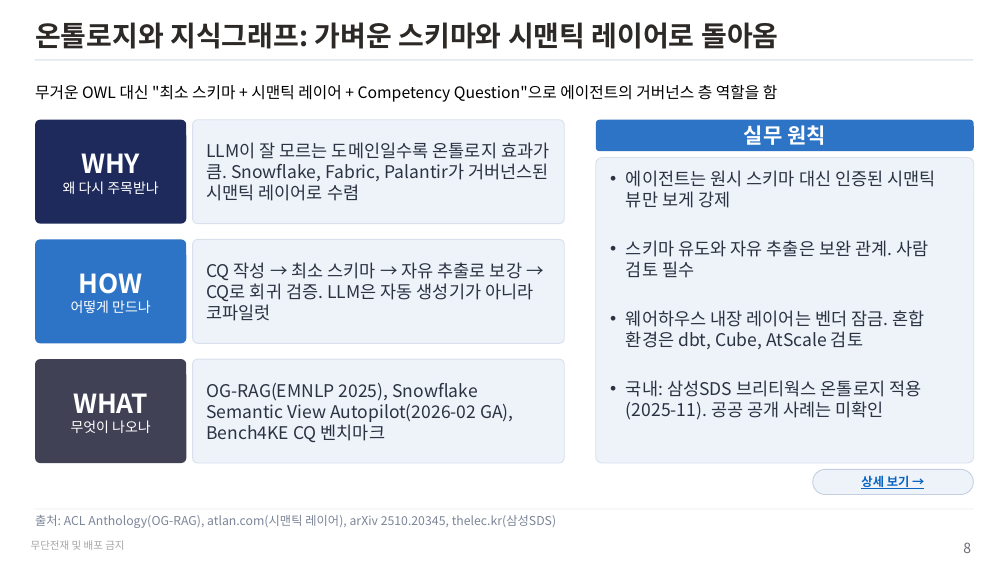
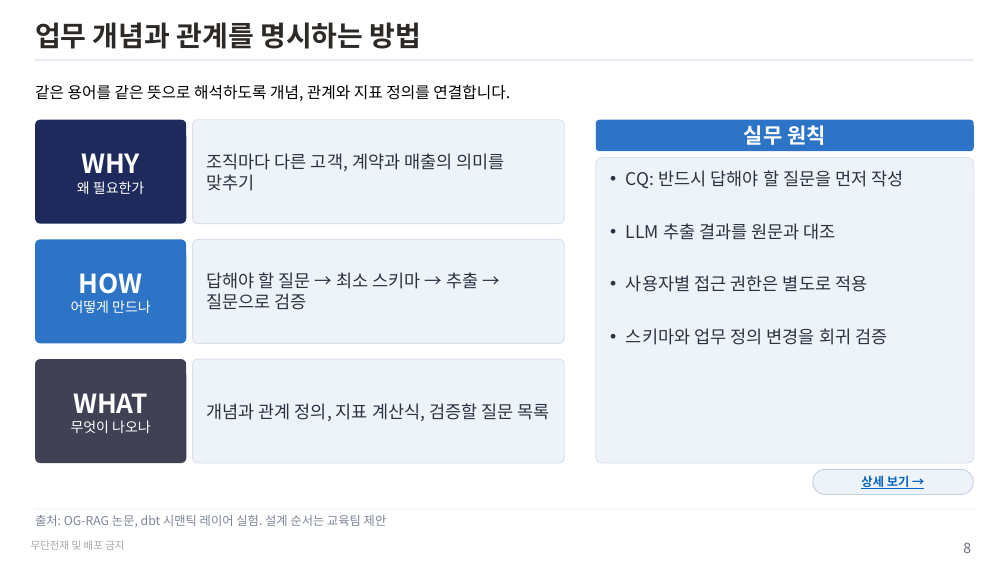
Before and after one commit to unicorn-campus/hybrid-ai, a slide deck: slide 8 of research/rag-trends-2026.pptx. Drawn at 1008x567 pixels with LibreOffice and Linux fonts; fonts in the diff are those of the drawing. Boxes give left, top, right and bottom in pixels: in the first picture for what was removed or moved away, otherwise in the second. Text is boxed around its words. In the diff, an @@ line names an element or a change of style, - is before the commit and + after.

Commit message:
RAG 동향 재검토와 Neo4j 및 Cohere 보완 내용을 PPT에 반영

```diff
--- a/research/rag-trends-2026.pptx
+++ b/research/rag-trends-2026.pptx
@@ title at (x1=35, y1=22, x2=422, y2=49): text changed @@
-온톨로지와 지식그래프: 가벼운 스키마와 시맨틱 레이어로 돌아옴
+업무 개념과 관계를 명시하는 방법
@@ text at (x1=35, y1=85, x2=510, y2=101): text changed @@
-무거운 OWL 대신 "최소 스키마 + 시맨틱 레이어 + Competency Question"으로 에이전트의 거버넌스 층 역할을 함
+같은 용어를 같은 뜻으로 해석하도록 개념, 관계와 지표 정의를 연결합니다.
@@ text in rounded rectangle at (x1=206, y1=153, x2=505, y2=191): text changed @@
-LLM이 잘 모르는 도메인일수록 온톨로지 효과가 큼. Snowflake, Fabric, Palantir가 거버넌스된 시맨틱 레이어로 수렴
+조직마다 다른 고객, 계약과 매출의 의미를 맞추기
@@ text in rounded rectangle at (x1=626, y1=170, x2=904, y2=345): text changed @@
-• 에이전트는 원시 스키마 대신 인증된 시맨틱 뷰만 보게 강제
-• 스키마 유도와 자유 추출은 보완 관계. 사람 검토 필수
-• 웨어하우스 내장 레이어는 벤더 잠금. 혼합 환경은 dbt, Cube, AtScale 검토
-• 국내: 삼성SDS 브리티웍스 온톨로지 적용(2025-11). 공공 공개 사례는 미확인
+• CQ: 반드시 답해야 할 질문을 먼저 작성
+• LLM 추출 결과를 원문과 대조
+• 사용자별 접근 권한은 별도로 적용
+• 스키마와 업무 정의 변경을 회귀 검증
@@ text in rounded rectangle at (x1=77, y1=181, x2=144, y2=194): text changed @@
-왜 다시 주목받나
+왜 필요한가
@@ text in rounded rectangle at (x1=206, y1=272, x2=478, y2=310): text changed @@
-CQ 작성 → 최소 스키마 → 자유 추출로 보강 → CQ로 회귀 검증. LLM은 자동 생성기가 아니라 코파일럿
+답해야 할 질문 → 최소 스키마 → 추출 → 질문으로 검증
@@ text in rounded rectangle at (x1=206, y1=403, x2=550, y2=421): text changed @@
-OG-RAG(EMNLP 2025), Snowflake Semantic View Autopilot(2026-02 GA), Bench4KE CQ 벤치마크
+개념과 관계 정의, 지표 계산식, 검증할 질문 목록
@@ text at (x1=35, y1=515, x2=387, y2=527): text changed @@
-출처: ACL Anthology(OG-RAG), atlan.com(시맨틱 레이어), arXiv 2510.20345, thelec.kr(삼성SDS)
+출처: OG-RAG 논문, dbt 시맨틱 레이어 실험. 설계 순서는 교육팀 제안
```
Also in this commit, not shown: 12 other slides changed, 1 slide added, 1 slide removed, 2 other files.
